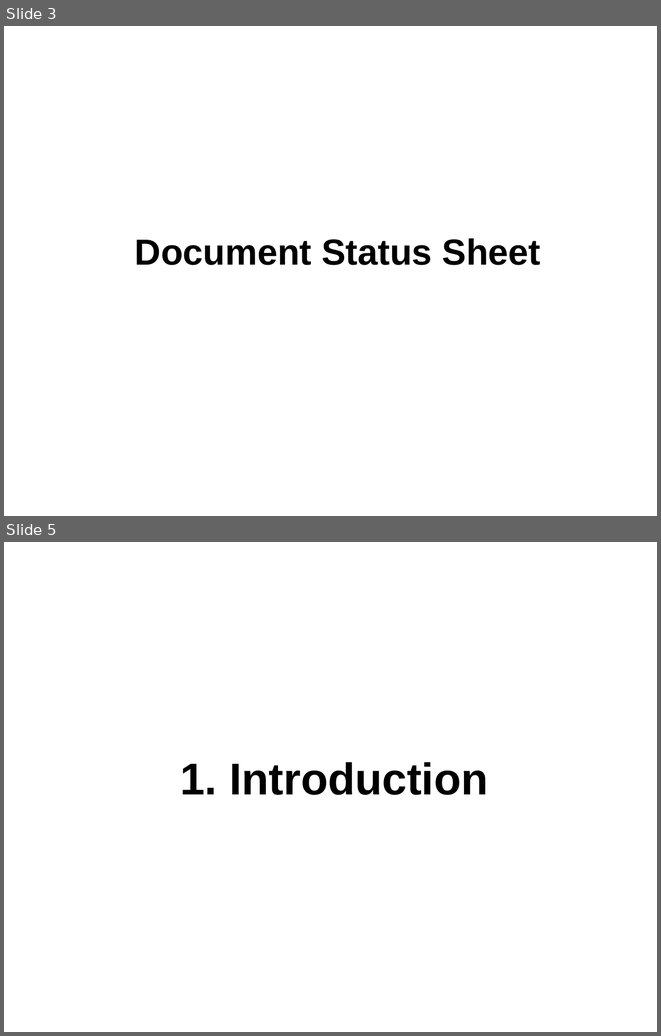
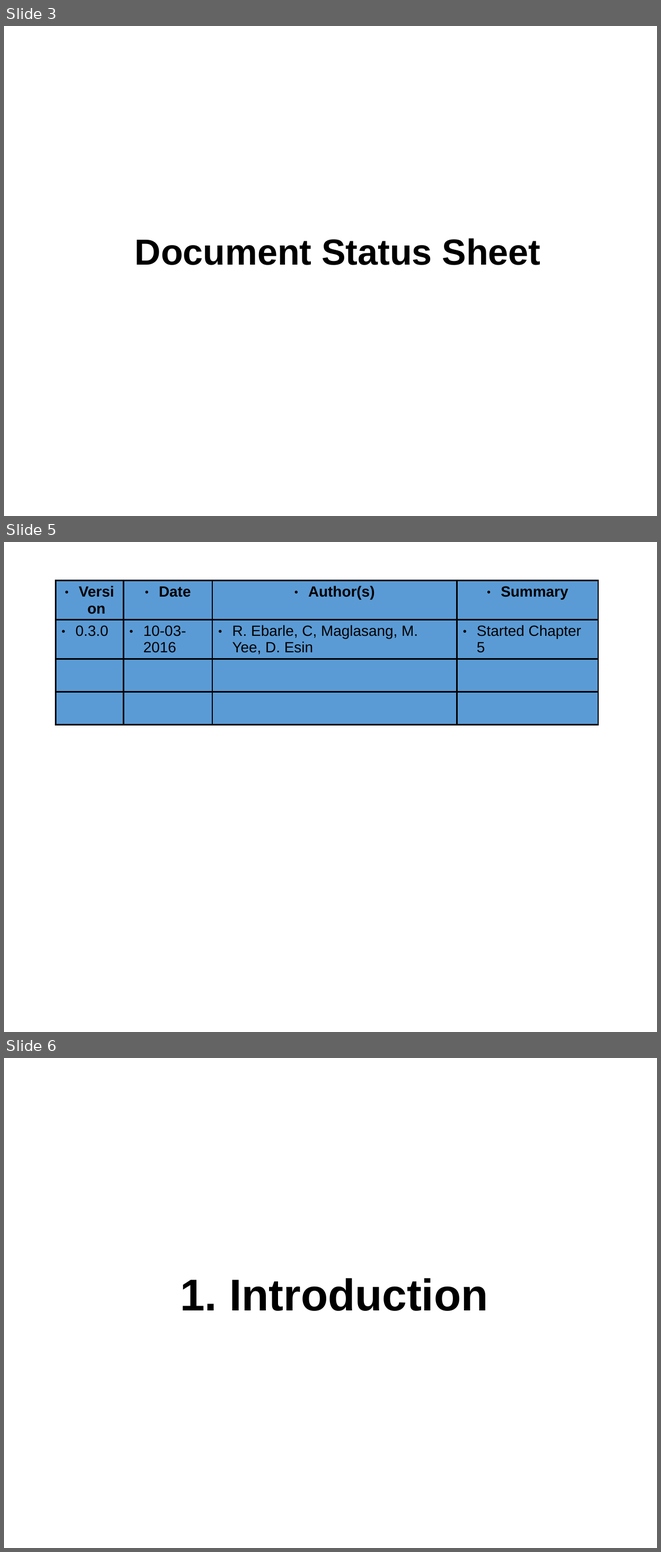
Before and after one commit to catherinemaglasang/e-store-by-scorpio, a slide deck: Presentation/SQAP.odp. Shown one above the other, each under a label of ours: slides 3 and 5 before the commit, slides 3, 5 and 6 after it; the slides between them are not shown. The pictures are 661x1036 and 661x1552 pixels, drawn with LibreOffice and Linux fonts; fonts in the diff are those of the drawing. Boxes give left, top, right and bottom in pixels: in the first picture for what was removed or moved away, otherwise in the second. Text is boxed around its words. In the diff, an @@ line names an element or a change of style, - is before the commit and + after.

Commit message:
sqap chapter 5

```diff
--- a/Presentation/SQAP.odp
+++ b/Presentation/SQAP.odp
@@ slide 5 added at (4,542,657,1032), background #FFFFFF @@
@@ table added at (55,581,599,699), 4 rows, 4 columns @@
+Version | Date | Author(s) | Summary
+0.3.0 | 10-03-2016 | R. Ebarle, C, Maglasang, M. Yee, D. Esin | Started Chapter 5
+ |  |  | 
+ |  |  | 
@@ what was slide 5 is now slide 6 @@
```
Also in this commit, not shown: 4 slides changed, 2 other slides added.
